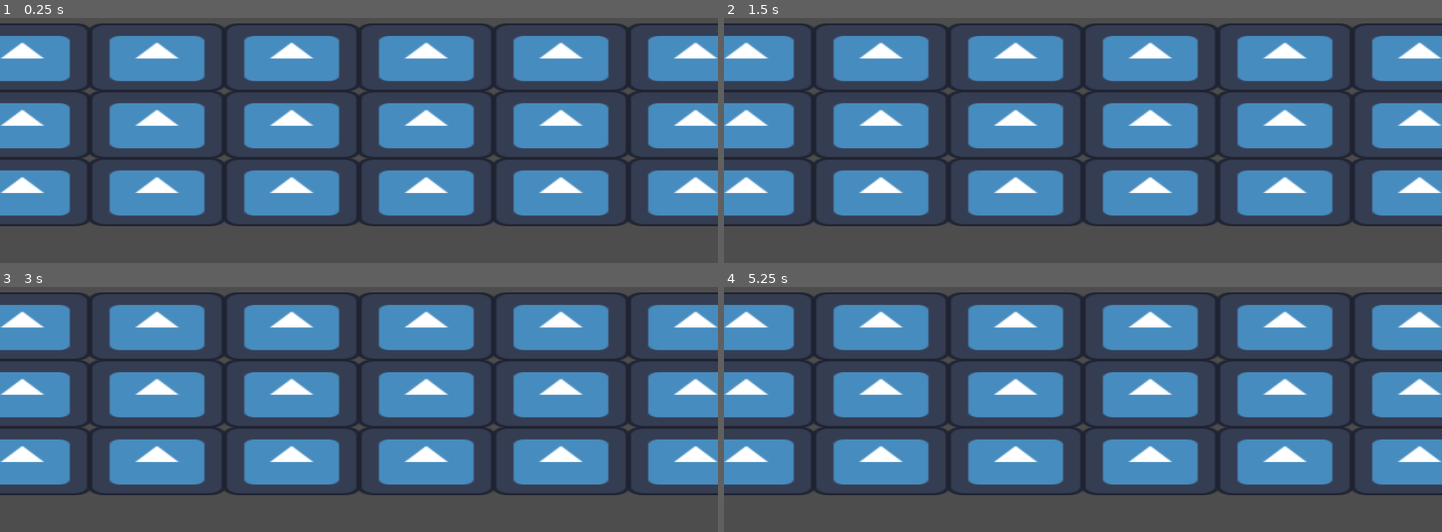
Above: before the commit, frames 1-4 (two rows, left to right).
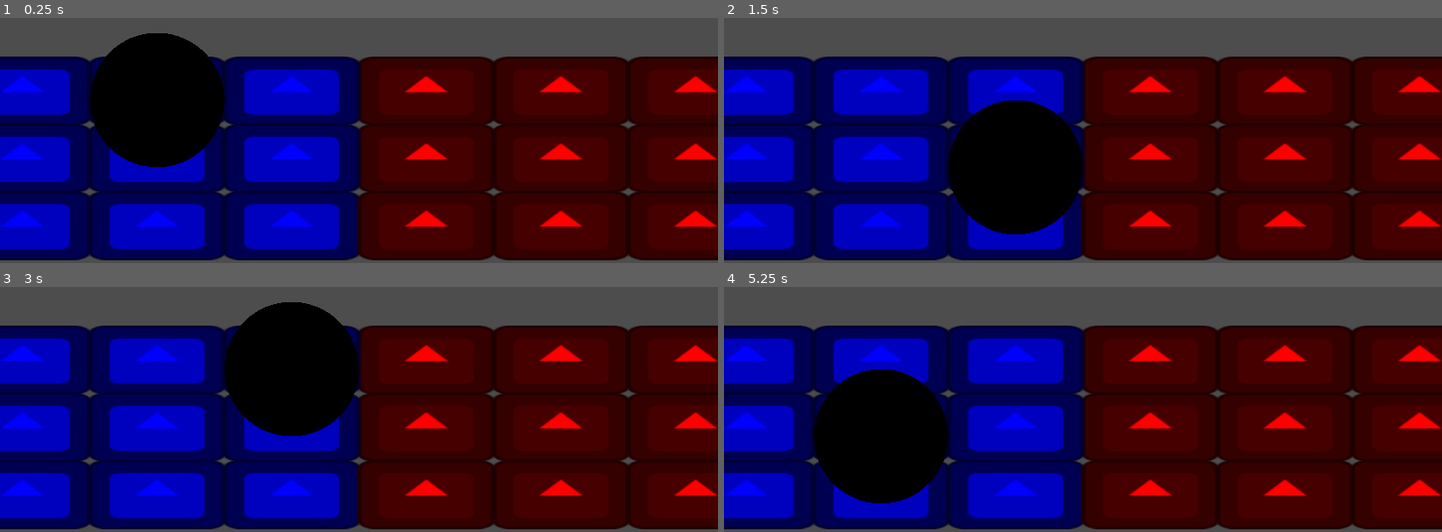
Above: after the commit, the same moments.

Repository: KingKuu/Project-HARPG
Game: Godot game, scene res://scenes/test_scene/test_scene.tscn
Two runs of this game, one before a commit and one after it. Both use one fixed random seed, a clock stepped at 60 frames per second and the inputs below. The project has no main scene, so this scene is started directly. The engine's default icon, where the game draws it, is replaced by a stand-in: a white triangle on a blue panel in a dark square.
Inputs:
- Up to frame 1 (0.25 s): no input
- Up to frame 2 (1.5 s): tap Enter at 0.5 s; hold D (right) 0.53-1.28 s; tap Space at 1.25 s; hold S (down) from 1.28 s (still down)
- Up to frame 3 (3 s): tap Enter at 2 s; release S (down) at 2.03 s; hold D (right) 2.03-2.78 s; tap Space at 2.75 s; hold W (up) from 2.78 s (still down)
- Up to frame 4 (5.25 s): tap Enter at 3.5 s; release W (up) at 3.53 s; hold A (left) 3.53-5.03 s; tap Space at 4.25 s; hold S (down) from 5.03 s (still down)

The runs differ from the first frame. In frame 1, 91% of the frame differs, in the area x 0-100%, y 2-99%; in frame 2, 91%; in frame 3, 91%; in frame 4, 91%.

Commit message:
combat scene and base critter
- added base critter class.
- finished combat scene.
- added camera rig
- camera rig now flips to place player on left side of screen.
- when camera rig is flipped, input is automatically flipped.
- renamed test scene.

Diff:
--- /dev/null
+++ b/components/camera_rig/camera_rig.gd
@@ -0,0 +1,7 @@
+# this component holds data for the camera, currently used for combat scene but will expand to overworld when needed.
+class_name CameraRig
+extends Node3D
+
+# rotates the rig so that the player will be on the left side of the screen.
+func set_perspective(team:GlobalVariables.Team) -> void:
+	rotation_degrees.y = 0.0 if team == GlobalVariables.Team.A else 180.0
--- a/components/camera_rig/camera_rig.tscn
+++ b/components/camera_rig/camera_rig.tscn
@@ -1,7 +1,10 @@
 [gd_scene format=3 uid="uid://b10isfq3mi1sm"]
+
+[ext_resource type="Script" uid="uid://0rbkp15wxljt" path="res://components/camera_rig/camera_rig.gd" id="1_f3eq1"]
 
 [node name="camera_rig" type="Node3D" unique_id=527701649]
 transform = Transform3D(1, 0, 0, 0, 0.8660254, 0.5, 0, -0.5, 0.8660254, 0, 0, 0)
+script = ExtResource("1_f3eq1")
 
 [node name="Camera3D" type="Camera3D" parent="." unique_id=815511875]
 transform = Transform3D(1, 0, 0, 0, 1, 0, 0, 0, 1, 0, 1, 2)
--- a/components/combat_grid/combat_grid.gd
+++ b/components/combat_grid/combat_grid.gd
@@ -1,34 +1,45 @@
+# this component holds logic for a combat grid in the style of MegaManBattleNetwork.
 class_name CombatGrid
 extends Node3D
 
+# color to be assigned to cells based on team designation.
 const CELL_COLOR:Dictionary = {
 	GlobalVariables.Team.A: Color.BLUE,
 	GlobalVariables.Team.B: Color.RED
 }
 
+# the current combat grid, first array is columns, second array is collection of gridcell nodes.
 var grid:Array[Array]
+# a dictionary holding cell references.
 var cell_reference:Dictionary
 
+# creates the grid, assigns it to the grid and cell_reference variables, and sets initial color.
 func setup_grid() -> void:
 	var column_index:int = 0
 	for column in get_children():
 		var cell_index:int = 0
-		var cell_group:Array[Node3D]
+		var cell_group:Array[GridCell]
 		for cell in column.get_children():
 			cell_group.append(cell)
 			cell_reference[cell] = Vector2i(column_index, cell_index)
+			set_cell_color(cell, cell.cell_team)
 			cell_index += 1
 		grid.append(cell_group)
 		column_index += 1
 
-func set_cell_color(column:int, row:int, color:GlobalVariables.Team) -> void:
-	var cell:GridCell = grid[column][row]
+# sets the color of the selected cell, currently only bases off of team.
+func set_cell_color(cell:GridCell, color:GlobalVariables.Team) -> void:
 	cell.modulate = CELL_COLOR[color]
 
+# checks if the requested cell is valid to move to, currently only checks cell and actor team.
 func is_occupy_valid(column:int, row:int, team:GlobalVariables.Team) -> bool:
+	if column < 0 or row < 0 or column >= grid.size() or row >= grid[column].size():
+		return false
 	var cell:GridCell = grid[column][row]
 	return cell.cell_team == team
 
+# changes the team of selected cell, automatically changes it's color.
 func change_cell_team(column:int, row:int, new_team:GlobalVariables.Team) -> void:
 	var cell:GridCell = grid[column][row]
 	cell.cell_team = new_team
+	set_cell_color(cell, new_team)
--- a/components/grid_cell/grid_cell.gd
+++ b/components/grid_cell/grid_cell.gd
@@ -1,4 +1,6 @@
+# this class holds logic for cell sprites showing the valid cells players can occupy.
 class_name GridCell
 extends Sprite3D
 
+# determines team of cell, used for grid management and state visibility through color.
 @export var cell_team:GlobalVariables.Team = GlobalVariables.Team.A
--- /dev/null
+++ b/critters/_base/critter.gd
@@ -0,0 +1,24 @@
+# this is a base class all critters will inherit, contains logic and variables all critters will use.
+class_name Critter
+extends CharacterBody3D
+
+# sends a signal up the tree that the critter wants to move to direction.
+signal request_move(direction:Vector2i)
+
+# the team designation of the critter, defaults to team A.
+@export var team:GlobalVariables.Team
+
+# current position of the critter in grid coordinates.
+var grid_position:Vector2i
+
+func _input(_event: InputEvent) -> void:
+
+	# detects keyboard inputs for x and y axis, then emits a signal to request moving to desired direction.
+	if Input.is_action_just_pressed("up"):
+		request_move.emit(Vector2i(0, -1))
+	elif Input.is_action_just_pressed("down"):
+		request_move.emit(Vector2i(0, 1))
+	elif Input.is_action_just_pressed("right"):
+		request_move.emit(Vector2i(1, 0))
+	elif Input.is_action_just_pressed("left"):
+		request_move.emit(Vector2i(-1, 0))
--- /dev/null
+++ b/critters/_base/critter.tscn
@@ -0,0 +1,18 @@
+[gd_scene format=3 uid="uid://c0sdvvu74h2ur"]
+
+[ext_resource type="Script" uid="uid://c43nw3c2vgk5r" path="res://critters/_base/critter.gd" id="1_4r4a7"]
+
+[sub_resource type="BoxShape3D" id="BoxShape3D_7pqx6"]
+
+[sub_resource type="SphereMesh" id="SphereMesh_4r4a7"]
+
+[node name="critter" type="CharacterBody3D" unique_id=369006010]
+script = ExtResource("1_4r4a7")
+
+[node name="collider" type="CollisionShape3D" parent="." unique_id=530802830]
+transform = Transform3D(1, 0, 0, 0, 1, 0, 0, 0, 1, 0, 0.5, 0)
+shape = SubResource("BoxShape3D_7pqx6")
+
+[node name="mesh" type="MeshInstance3D" parent="." unique_id=182638898]
+transform = Transform3D(1, 0, 0, 0, 1, 0, 0, 0, 1, 0, 0.5, 0)
+mesh = SubResource("SphereMesh_4r4a7")
--- a/globals/global_variables.gd
+++ b/globals/global_variables.gd
@@ -1,3 +1,5 @@
+# this autoload holds all variables and functions that is needed by all scripts.
 extends Node
 
+# holds team types.
 enum Team {A, B}
--- /dev/null
+++ b/scenes/combat_scene.gd
@@ -0,0 +1,51 @@
+# this component holds logic for managing a combat scene, will be used in all combat scenes.
+class_name CombatScene
+extends Node3D
+
+@export var combat_grid:CombatGrid # reference to a child combat grid component.
+@export var camera_rig:CameraRig # reference to a child camera rig component.
+
+@export var active_critter:Critter # reference to a child critter, will expand to 2 or 4 critters for combat purposes.
+
+var move_smoothing:float = 0.5 # amount of smoothing when tweening the movement of character, currently unused.
+
+func _ready() -> void:
+	# ready checks, if any essential component is missing it will crash.
+	if not combat_grid:
+		push_error("No combat grid for combat scene " + name + "!")
+		return
+	if not camera_rig:
+		push_error("No camera rig for combat scene " + name + "!")
+		return
+	if not active_critter: # added for testing, should be removed as critters should be summoned after scene loads.
+		push_error("No active critter for combat scene " + name + "!")
+		return
+
+	# combat scene setup
+	combat_grid.setup_grid()
+
+	camera_rig.set_perspective(active_critter.team)
+
+	# for testing, should be called when a critter is summoned into combat.
+	active_critter.grid_position = Vector2i(1, 1) if active_critter.team == GlobalVariables.Team.A else Vector2i(4, 1)
+	active_critter.request_move.connect(move_request)
+	summon_critter(active_critter)
+
+# called when critter sends a move request signal, validates move and does critter movement.
+func move_request(direction:Vector2i) -> void:
+	var adjusted_direction:Vector2i = direction if active_critter.team == GlobalVariables.Team.A else direction * -1
+	if combat_grid.is_occupy_valid(
+		active_critter.grid_position.x + adjusted_direction.x,
+		active_critter.grid_position.y + adjusted_direction.y,
+		active_critter.team):
+		active_critter.grid_position += adjusted_direction
+		var target_cell:GridCell = combat_grid.grid[active_critter.grid_position.x][active_critter.grid_position.y]
+		active_critter.position = target_cell.global_position
+
+# summons critters in combat, currently only used in ready check, should be used everytime trainer summons a critter.
+func summon_critter(critter:Critter) -> void:
+	if not combat_grid.is_occupy_valid(critter.grid_position.x, critter.grid_position.y, critter.team):
+		push_error("Invalid summon position for " + critter.name)
+		return
+	var target_cell:GridCell = combat_grid.grid[critter.grid_position.x][critter.grid_position.y]
+	critter.position = target_cell.global_position
--- a/scenes/test_scene/test_scene.gd
+++ /dev/null
@@ -1,14 +0,0 @@
-class_name CombatScene
-extends Node3D
-
-@export var combat_grid:CombatGrid
-
-func _ready() -> void:
-	if not combat_grid:
-		push_error("No combat grid for combat scene " + name + "!")
-		return
-
-	combat_grid.setup_grid()
-
-func move_request() -> void:
-	pass
--- a/scenes/test_scene/test_scene.tscn
+++ b/scenes/test_scene/test_scene.tscn
@@ -1,14 +1,19 @@
 [gd_scene format=3 uid="uid://b6h6fc6xx1q3k"]
 
-[ext_resource type="Script" uid="uid://dyelw4gaexsxe" path="res://scenes/test_scene/test_scene.gd" id="1_1x7oe"]
+[ext_resource type="Script" uid="uid://dyelw4gaexsxe" path="res://scenes/combat_scene.gd" id="1_1x7oe"]
 [ext_resource type="PackedScene" uid="uid://b10isfq3mi1sm" path="res://components/camera_rig/camera_rig.tscn" id="1_8pyld"]
 [ext_resource type="PackedScene" uid="uid://c84ss4h7tmd10" path="res://components/combat_grid/combat_grid.tscn" id="2_mndh0"]
+[ext_resource type="PackedScene" uid="uid://c0sdvvu74h2ur" path="res://critters/_base/critter.tscn" id="4_l4ihe"]
 
-[node name="test_scene" type="Node3D" unique_id=1428012826 node_paths=PackedStringArray("combat_grid")]
+[node name="test_scene" type="Node3D" unique_id=1428012826 node_paths=PackedStringArray("combat_grid", "camera_rig", "active_critter")]
 script = ExtResource("1_1x7oe")
 combat_grid = NodePath("combat_grid")
+camera_rig = NodePath("camera_rig")
+active_critter = NodePath("critter")
 
 [node name="camera_rig" parent="." unique_id=527701649 instance=ExtResource("1_8pyld")]
-transform = Transform3D(1, 0, 0, 0, 0.8660254, 0.5, 0, -0.5, 0.8660254, 2.5, 0, 1.5)
+transform = Transform3D(1, 0, 0, 0, 0.8660254, 0.5, 0, -0.5, 0.8660254, 2.5, 0, 1)
 
 [node name="combat_grid" parent="." unique_id=724599428 instance=ExtResource("2_mndh0")]
+
+[node name="critter" parent="." unique_id=369006010 instance=ExtResource("4_l4ihe")]
Not shown, added: components/camera_rig/camera_rig.gd.uid
Not shown, added: critters/_base/critter.gd.uid
Renamed: scenes/test_scene/test_scene.gd.uid -> scenes/combat_scene.gd.uid
